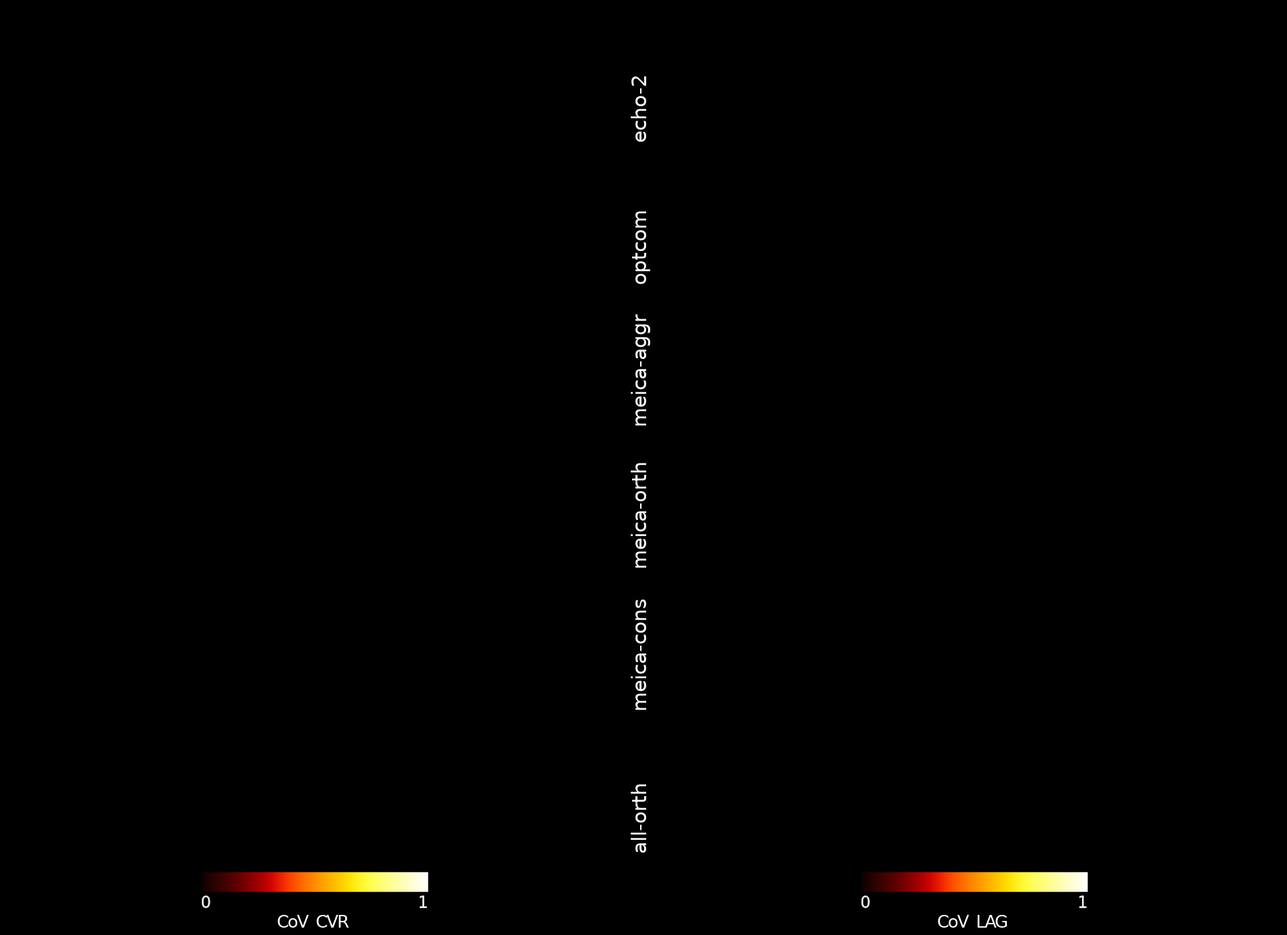
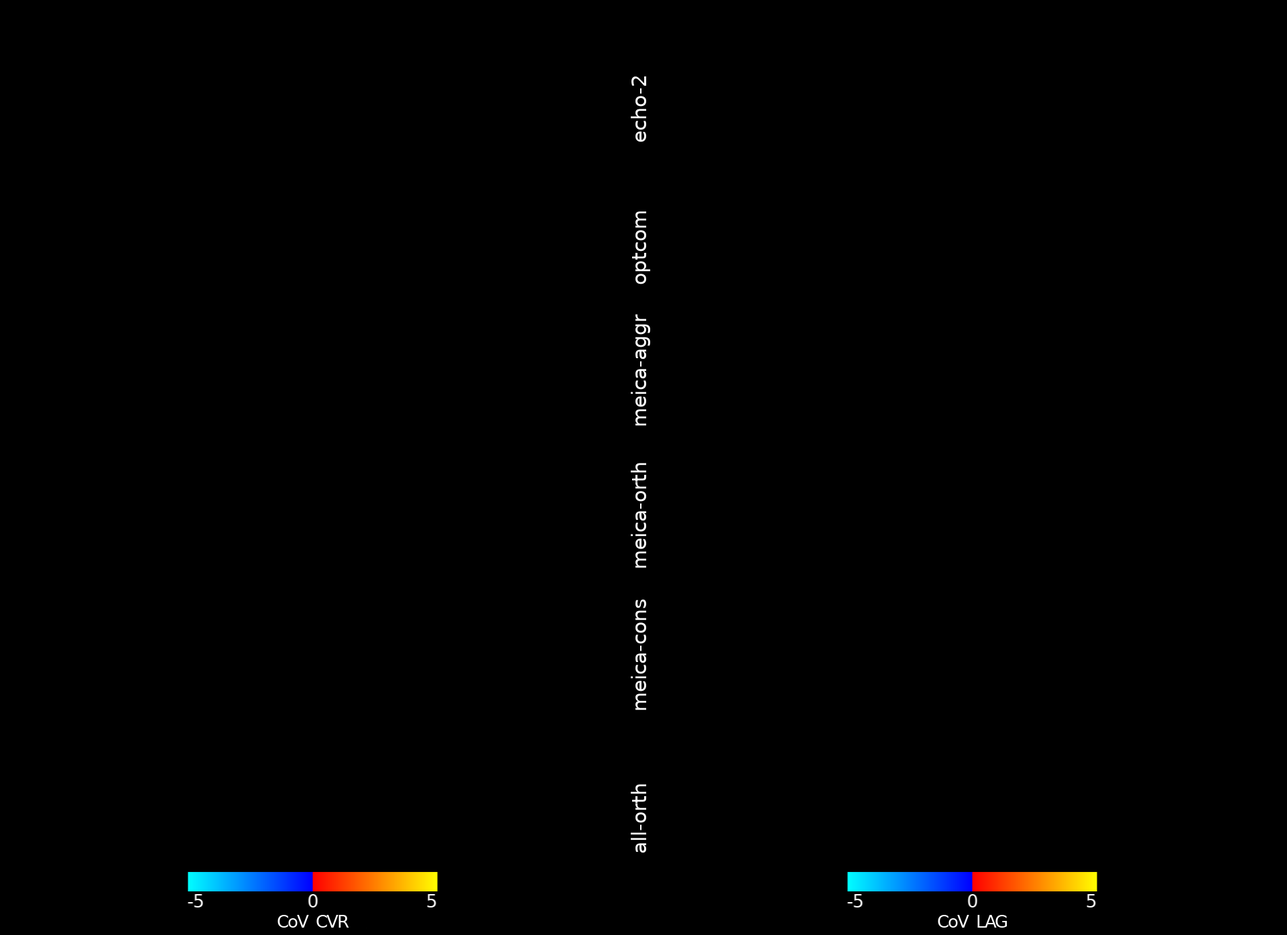
Two versions of the same layered image (1287×935). Layer-by-layer changes:
added layer "Schermata da 2020-06-03 15-42-00.png copia" above "Livello incollato" over box(847, 871, 1098, 909)
added layer "Schermata da 2020-06-03 15-42-00.png" above "Livello incollato #1" over box(187, 871, 438, 909)
